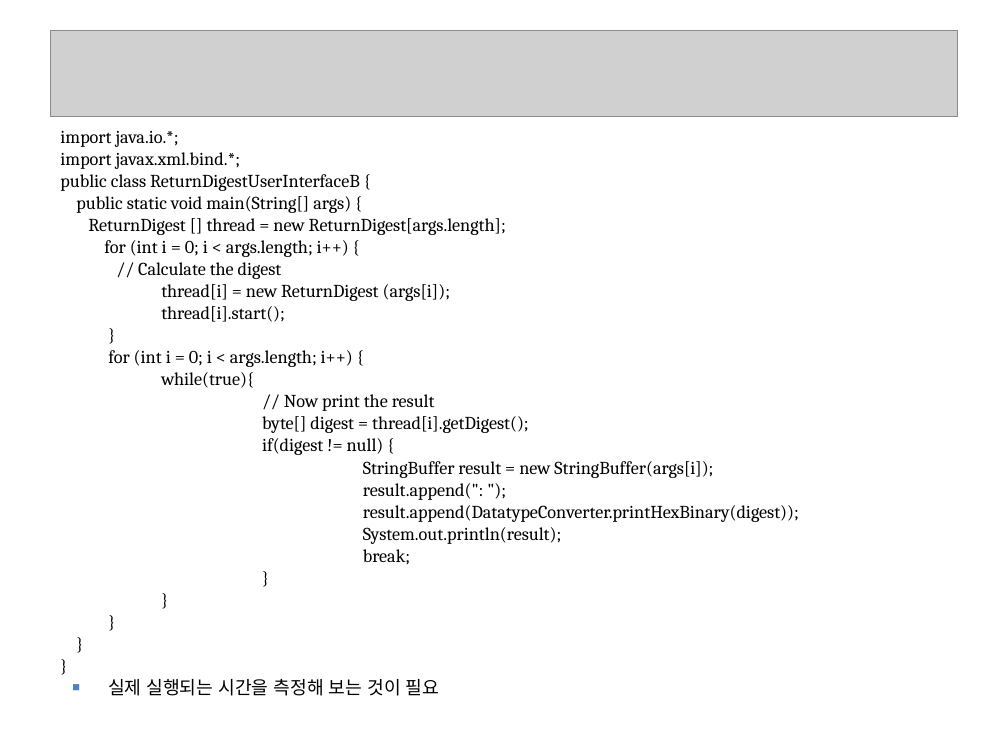
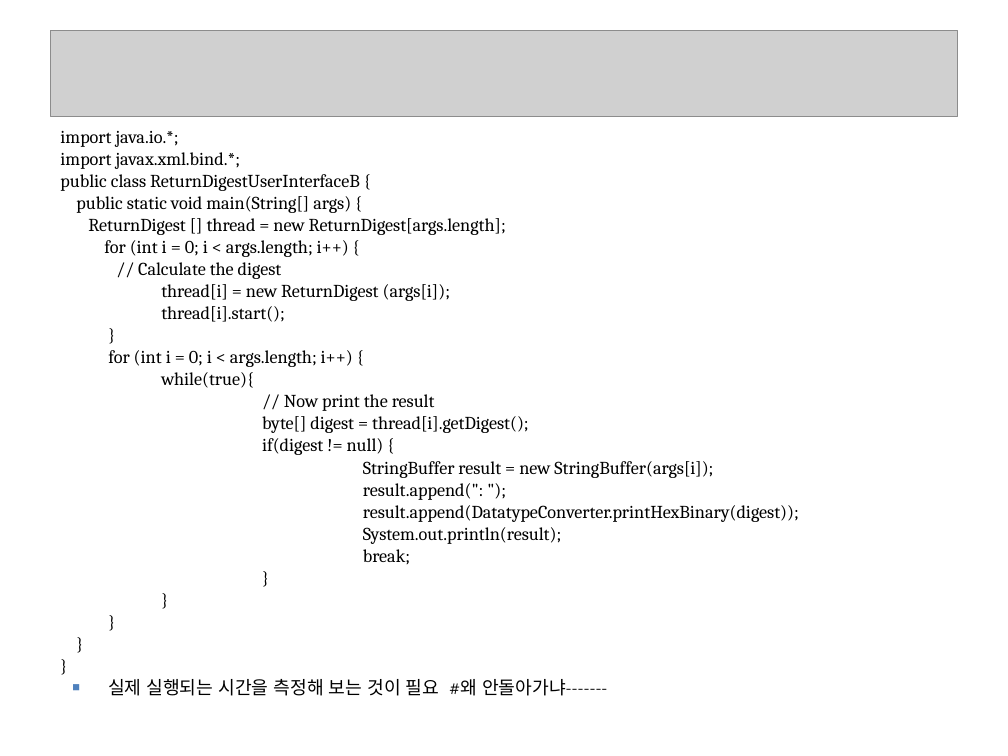
Before and after one commit to seleuchel/javaNetwork, a slide deck: slide 41 of ppt/262_chap03Threads2_1015.ppt. Drawn at 1008x756 pixels with LibreOffice and Linux fonts; fonts in the diff are those of the drawing; grey boxes stand for pictures; background and template pictures are left out. Boxes give left, top, right and bottom in pixels: in the first picture for what was removed or moved away, otherwise in the second. Text is boxed around its words. In the diff, an @@ line names an element or a change of style, - is before the commit and + after.

```diff
--- a/ppt/262_chap03Threads2_1015.ppt
+++ b/ppt/262_chap03Threads2_1015.ppt
@@ text at [108, 679, 607, 696]: text changed @@
-■ 실제 실행되는 시간을 측정해 보는 것이 필요
+■ 실제 실행되는 시간을 측정해 보는 것이 필요 #왜 안돌아가냐-------
```
Also in this commit, not shown: 13 other slides changed, 2 slides added, 18 other files.
